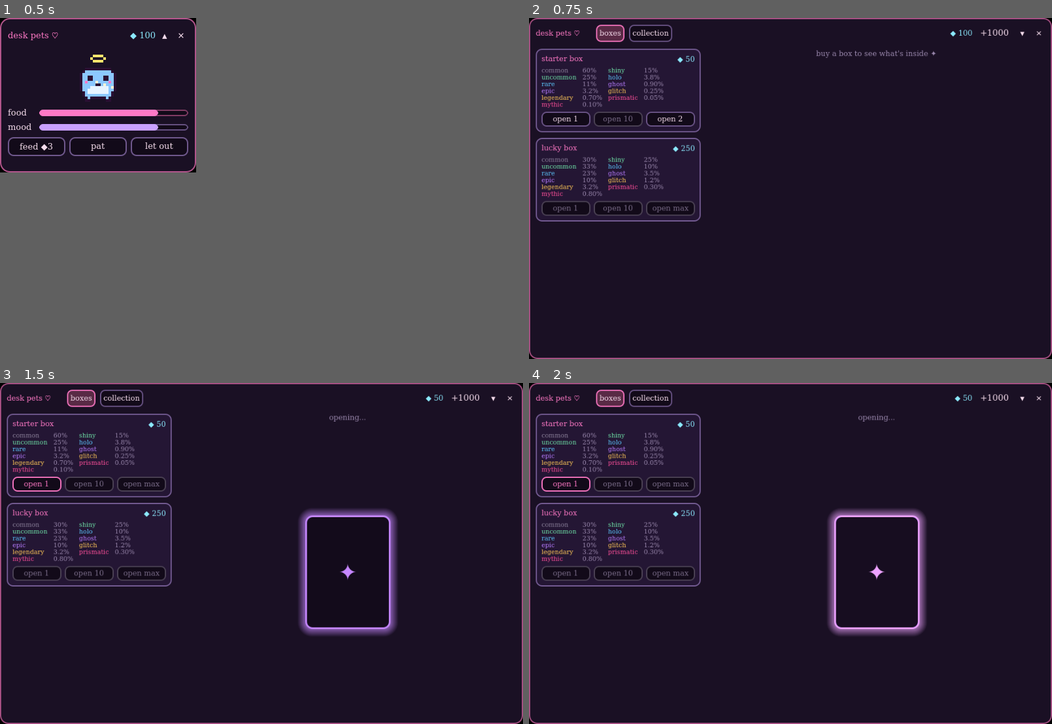
Above: before the commit, frames 1-4 (two rows, left to right).
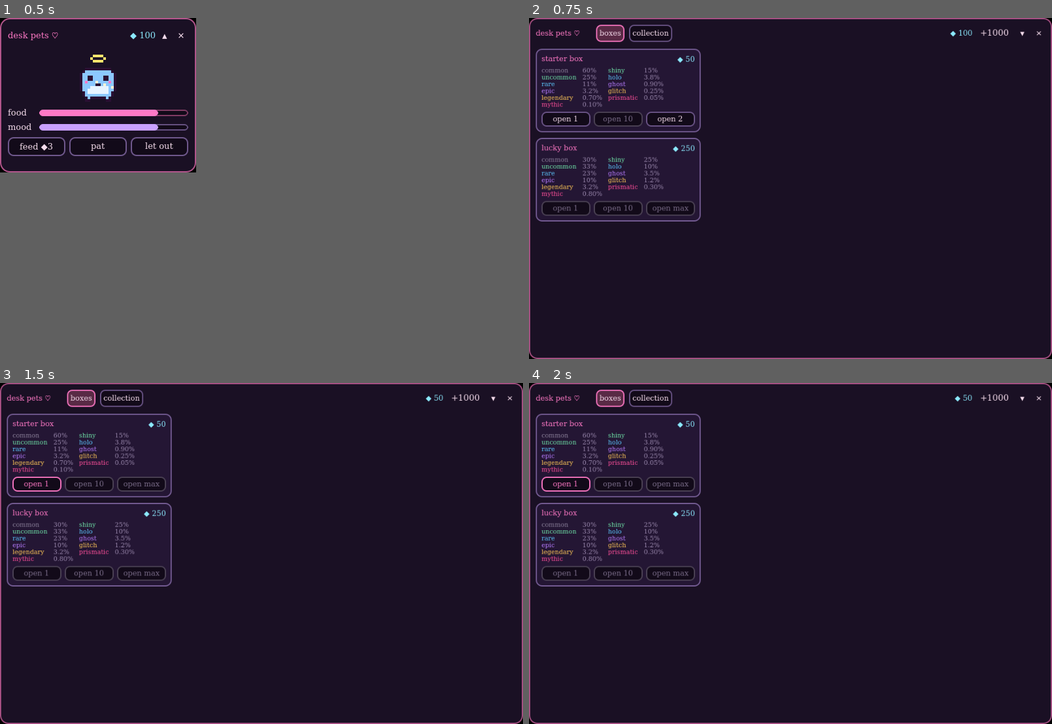
Above: after the commit, the same moments.

Repository: rephyr/desk-pet
Game: Godot game, scene res://scenes/home.tscn
Two runs of this game, one before a commit and one after it. Both use one fixed random seed, a clock stepped at 60 frames per second and the inputs below.
Inputs:
- Up to frame 1 (0.5 s): no input
- Up to frame 2 (0.75 s): click "▴" at 0.5 s
- Up to frame 3 (1.5 s): click "open 1" at 1.25 s
- Up to frame 4 (2 s): no input

Frame 1 is identical in both runs. In frame 2, 0.2% of the frame differs, in the area x 54-78%, y 9-12%; in frame 3, 2.0%; in frame 4, 2.0%, in the area x 57-76%, y 9-75%.
Error after the commit: Parse Error: Static function "clear()" not found in base "UiTheme". (res://scripts/ui/box_reveal.gd:35)

Commit message:
click the card to skip the reveal

Diff:
--- a/scripts/ui/box_reveal.gd
+++ b/scripts/ui/box_reveal.gd
@@ -32,8 +32,7 @@
 	if _tween:
 		_tween.kill()
 	_skip = false
-	for child in _stage.get_children():
-		child.queue_free()
+	UiTheme.clear(_stage)
 	if pets.size() == 1:
 		_play_single(pets[0])
 	elif not pets.is_empty():
@@ -72,6 +71,7 @@
 		back.queue_free()
 		var card := PetCard.new(pet, 5, true)
 		card.set_anchors_preset(PRESET_FULL_RECT)
+		card.mouse_filter = MOUSE_FILTER_IGNORE
 		holder.add_child(card)
 		_announce([pet]))
 	_tween.tween_property(holder, "scale:x", 1.0, 0.16)
@@ -80,6 +80,7 @@
 func _card_back(glow: Color) -> PanelContainer:
 	var back := PanelContainer.new()
 	back.set_anchors_preset(PRESET_FULL_RECT)
+	back.mouse_filter = MOUSE_FILTER_IGNORE  # clicks go to the stage, which skips
 	var sb := UiTheme.box(UiTheme.BG_DEEP, glow, 12, 3)
 	sb.shadow_color = Color(glow, 0.6)
 	sb.shadow_size = 14
@@ -110,6 +111,7 @@
 	_tween = create_tween()
 	for pet in shown:
 		var card := PetCard.new(pet, 2, false)
+		card.mouse_filter = MOUSE_FILTER_PASS  # still shows its tooltip, and lets clicks skip
 		card.modulate.a = 0.0
 		flow.add_child(card)
 		_tween.tween_property(card, "modulate:a", 1.0, 0.04)
--- a/scripts/ui/pet_card.gd
+++ b/scripts/ui/pet_card.gd
@@ -53,4 +53,3 @@
 func _gui_input(event: InputEvent) -> void:
 	if event is InputEventMouseButton and event.pressed and event.button_index == MOUSE_BUTTON_LEFT:
 		pressed.emit(pet)
-		accept_event()
